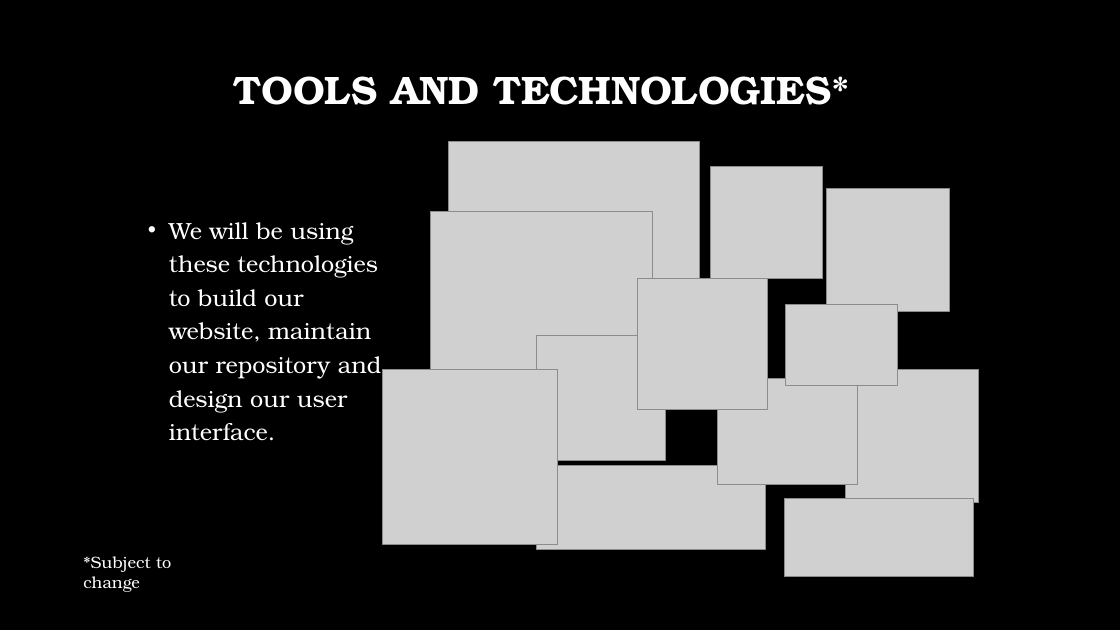
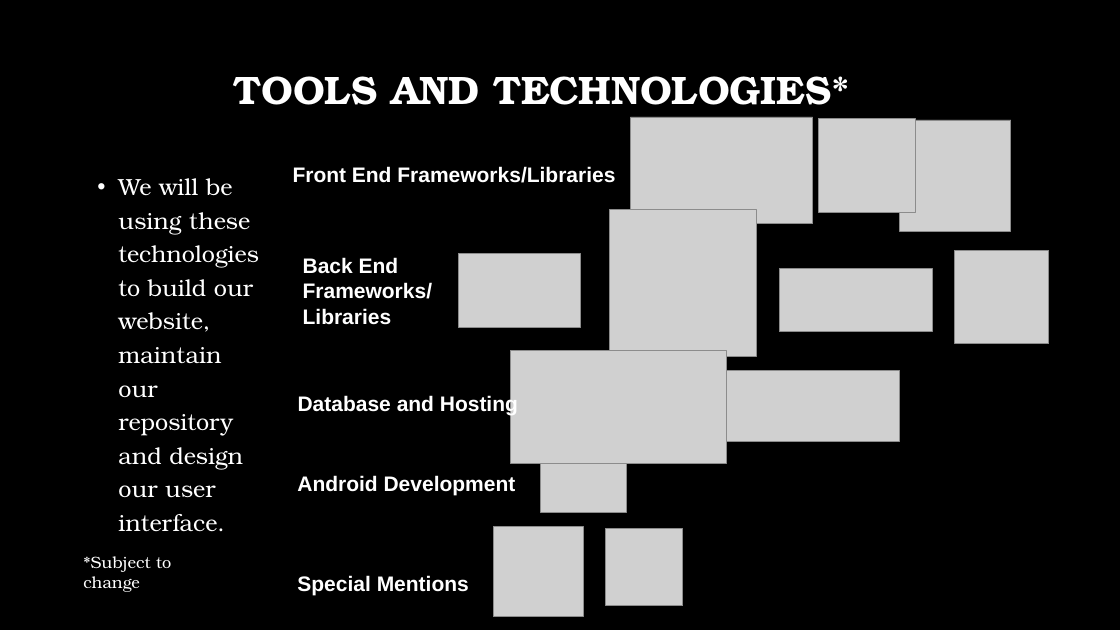
Before and after one commit to aimanahmedmoin1997/FinalYearProject, a slide deck: slide 6 of Kaavish Evaluation I/Evaluation I.pptx. Drawn at 1120x630 pixels with LibreOffice and Linux fonts; fonts in the diff are those of the drawing; grey boxes stand for pictures; background and template pictures are left out. Boxes give left, top, right and bottom in pixels: in the first picture for what was removed or moved away, otherwise in the second. Text is boxed around its words. In the diff, an @@ line names an element or a change of style, - is before the commit and + after.

Commit message:
updated the technologies slide in ppt

```diff
--- a/Kaavish Evaluation I/Evaluation I.pptx
+++ b/Kaavish Evaluation I/Evaluation I.pptx
@@ picture: place and size @@
-picture at bbox=[449, 141, 699, 288]
+picture at bbox=[630, 117, 812, 223]
@@ picture: place and size @@
-picture at bbox=[537, 335, 666, 460]
+picture at bbox=[818, 118, 916, 213]
@@ picture: place and size @@
-picture at bbox=[846, 370, 979, 502]
+picture at bbox=[900, 120, 1011, 231]
@@ text "We will be using these ..." rewrapped from bbox=[169, 222, 381, 441] to bbox=[118, 178, 259, 532] @@
@@ text added at bbox=[293, 166, 615, 183], 18 pt, text #FFFFFF, bold @@
+Front End Frameworks/Libraries
@@ picture removed at bbox=[711, 166, 823, 278] @@
@@ picture: place and size @@
-picture at bbox=[430, 212, 653, 434]
+picture at bbox=[610, 210, 757, 357]
@@ text added at bbox=[303, 257, 432, 325], 18 pt, text #FFFFFF, bold @@
+Back End Frameworks/Libraries
@@ picture added at bbox=[459, 254, 581, 329] @@
@@ picture: place and size @@
-picture at bbox=[785, 499, 973, 577]
+picture at bbox=[780, 268, 933, 331]
@@ picture: place and size @@
-picture at bbox=[383, 370, 558, 544]
+picture at bbox=[955, 250, 1049, 344]
@@ picture removed at bbox=[638, 279, 768, 409] @@
@@ picture removed at bbox=[786, 304, 897, 386] @@
@@ picture added at bbox=[511, 350, 727, 463] @@
@@ picture: place and size @@
-picture at bbox=[536, 465, 765, 549]
+picture at bbox=[706, 371, 900, 441]
@@ text added at bbox=[298, 395, 518, 416], 18 pt, text #FFFFFF, bold @@
+Database and Hosting
@@ picture: place and size @@
-picture at bbox=[718, 379, 859, 485]
+picture at bbox=[540, 447, 627, 513]
@@ text added at bbox=[297, 475, 516, 496], 18 pt, text #FFFFFF, bold @@
+Android Development
@@ picture: place and size @@
-picture at bbox=[827, 189, 949, 312]
+picture at bbox=[493, 527, 583, 617]
@@ picture added at bbox=[606, 528, 683, 606] @@
@@ text added at bbox=[297, 575, 469, 595], 18 pt, text #FFFFFF, bold @@
+Special Mentions
```
